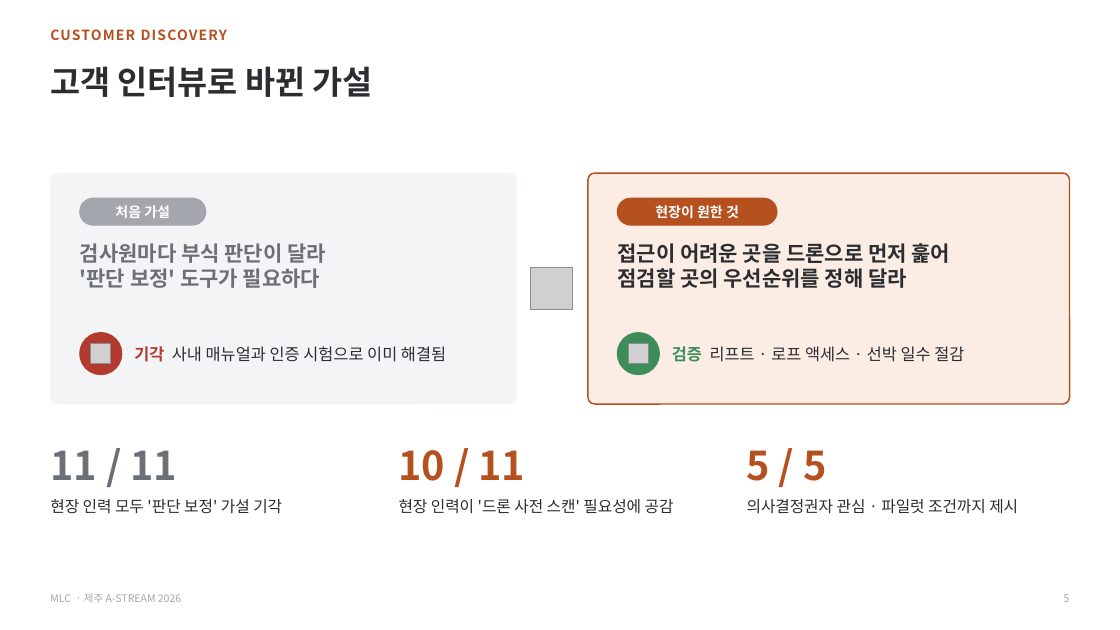
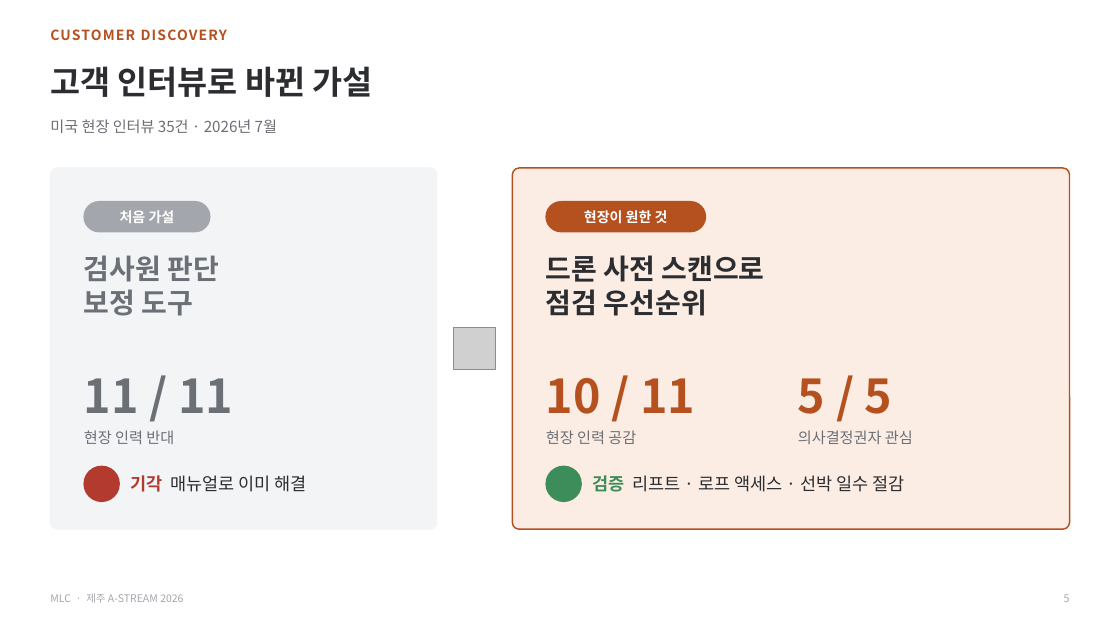
Before and after one commit to zscfvgbb-cmyk/PPT, a slide deck: slide 5 of MLC_IR_A-STREAM2026_v3.pptx. Drawn at 1120x630 pixels with LibreOffice and Linux fonts; fonts in the diff are those of the drawing; grey boxes stand for pictures; background and template pictures are left out. Boxes give left, top, right and bottom in pixels: in the first picture for what was removed or moved away, otherwise in the second. Text is boxed around its words. In the diff, an @@ line names an element or a change of style, - is before the commit and + after.

```diff
--- a/MLC_IR_A-STREAM2026_v3.pptx
+++ b/MLC_IR_A-STREAM2026_v3.pptx
@@ text added at [50,119,277,133], 13 pt, text #6B6F76 @@
+미국 현장 인터뷰 35건 · 2026년 7월
@@ rounded rectangle removed at [50,173,517,404] @@
@@ rounded rectangle added at [50,168,437,529], fill #F3F4F6, outline #F3F4F6 1 pt @@
@@ rounded rectangle: place and size @@
-rounded rectangle at [588,173,1070,404]
+rounded rectangle at [513,168,1070,529]
@@ rounded rectangle at [513,168,1070,529]: proportions changed @@
@@ text "처음 가설": place and size @@
-text "처음 가설" at [115,205,170,218]
+text "처음 가설" at [120,210,175,223]
@@ rounded rectangle: place and size @@
-rounded rectangle at [80,198,206,225]
+rounded rectangle at [84,202,210,232]
@@ text "현장이 원한 것": place and size @@
-text "현장이 원한 것" at [655,205,739,219]
+text "현장이 원한 것" at [584,210,668,224]
@@ rounded rectangle: place and size @@
-rounded rectangle at [618,198,777,225]
+rounded rectangle at [546,202,706,232]
@@ text at [84,255,220,316]: text changed; size 18 to 24 pt @@
-검사원마다 부식 판단이 달라
-'판단 보정' 도구가 필요하다
+검사원 판단
+보정 도구
@@ text at [546,255,765,316]: text changed; size 18 to 24 pt @@
-접근이 어려운 곳을 드론으로 먼저 훑어
-점검할 곳의 우선순위를 정해 달라
+드론 사전 스캔으로
+점검 우선순위
@@ picture: place and size @@
-picture at [531,268,573,310]
+picture at [454,328,496,370]
@@ picture removed at [91,344,111,364] @@
@@ picture removed at [628,344,649,364] @@
@@ text "11 / 11": place and size @@
-text "11 / 11" at [50,450,177,480]
+text "11 / 11" at [84,378,233,413]
@@ size 34 to 40 pt in 3 elements at [84,378,233,413], [798,378,893,414], [546,378,695,414] @@
@@ text "10 / 11": place and size @@
-text "10 / 11" at [399,450,526,481]
+text "10 / 11" at [546,378,695,414]
@@ text "5 / 5": place and size @@
-text "5 / 5" at [747,450,826,481]
+text "5 / 5" at [798,378,893,414]
@@ text added at [84,430,174,444], 13 pt, text #6B6F76 @@
+현장 인력 반대
@@ text at [546,430,636,444]: text changed; size 13.5 to 13 pt; text colour #2B2D31 to #6B6F76 @@
-현장 인력 모두 '판단 보정' 가설 기각
+현장 인력 공감
@@ text at [798,430,913,444]: text changed; size 13.5 to 13 pt; text colour #2B2D31 to #6B6F76 @@
-의사결정권자 관심 · 파일럿 조건까지 제시
+의사결정권자 관심
@@ ellipse: place and size @@
-ellipse at [80,333,122,375]
+ellipse at [84,466,119,502]
@@ text at [130,475,307,492]: text changed; size 14 to 15 pt @@
-기각 사내 매뉴얼과 인증 시험으로 이미 해결됨
+기각 매뉴얼로 이미 해결
@@ ellipse: place and size @@
-ellipse at [618,333,660,375]
+ellipse at [546,466,581,502]
@@ text "검증 리프트 · 로프 액세스 ...": place and size @@
-text "검증 리프트 · 로프 액세스 ..." at [672,346,964,362]
+text "검증 리프트 · 로프 액세스 ..." at [592,475,904,492]
@@ text "검증 리프트 · 로프 액세스 ..." at [592,475,904,492]: size 14 to 15 pt @@
@@ text removed at [399,499,674,514] @@
-현장 인력이 '드론 사전 스캔' 필요성에 공감
```
Also in this commit, not shown: 4 other slides changed, 1 other file.
